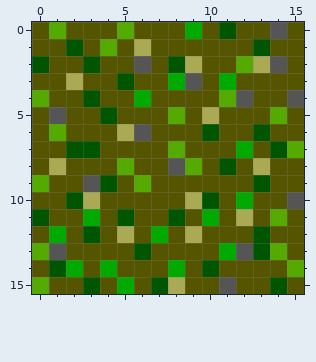
Pixel-art sprite: asset/img/Plateau.png. Above, as it was before the edit.
The file is 32x32 pixels, drawn in blocks of 2x2; one block is one cell here.
Once edited:
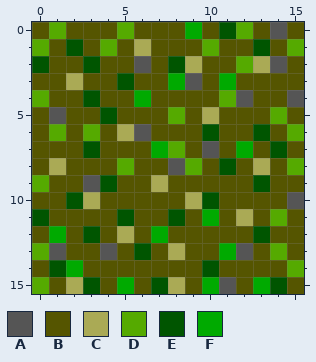
Palette (. is transparent): A #555555  B #555500  C #aaaa55  D #55aa00  E #005500  F #00aa00
The author wrote: slightly improved grass and plateau tiles
Change:
@@ x 0..15 @@
- 0 BDBBBDBBBFBEBBAB
- 1 BBEBDBCBBBBBBEBB
+ 0 BDBBBDBBBFBEDBAB
+ 1 DBEBDBCBBBDBBEBD
  2 EBBEBBABECBBDCAB
@@ x 0..15 @@
  5 BABBEBBBDBCBBBDB
- 6 BDBBBCABBBEBBEBB
- 7 BBEEBBBBDBBBFBED
- 8 BCBBBDBBADBEBCBB
- 9 DBBAEBDBBBBBBEBB
-10 BBECBBBBBCEBFBBA
-11 EBBFBEBBEBFBCBDB
-12 BFBEBCBFBCBBBEBB
-13 DABBBBEBBBBFAEDB
-14 BEFBFBBBFBEBBBBD
-15 DBBEBFBECBBABBEB
+ 6 BDBDBCABBBEBBEBD
+ 7 BBBEBBBFDBABFBEB
+ 8 BCBBBDBBADBEBCBD
+ 9 DBBAEBBCBBBBBEBB
+10 BBECBBBBBCEBBBBA
+11 EBBBBEBBEBFBCBDB
+12 BFBEBCBFBBBBBEBB
+13 DABBABEBCBBFABDB
+14 BEFBBBBBBBEBBBBD
+15 DBCEBFBECBFABFEB
